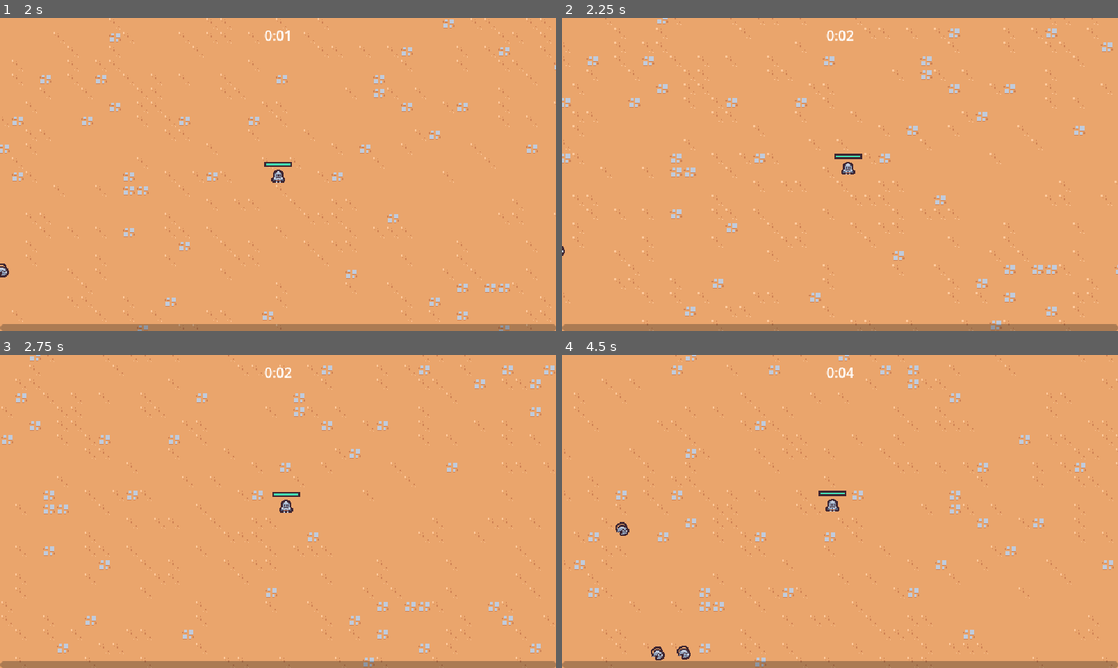
Above: before the commit, frames 1-4 (two rows, left to right).
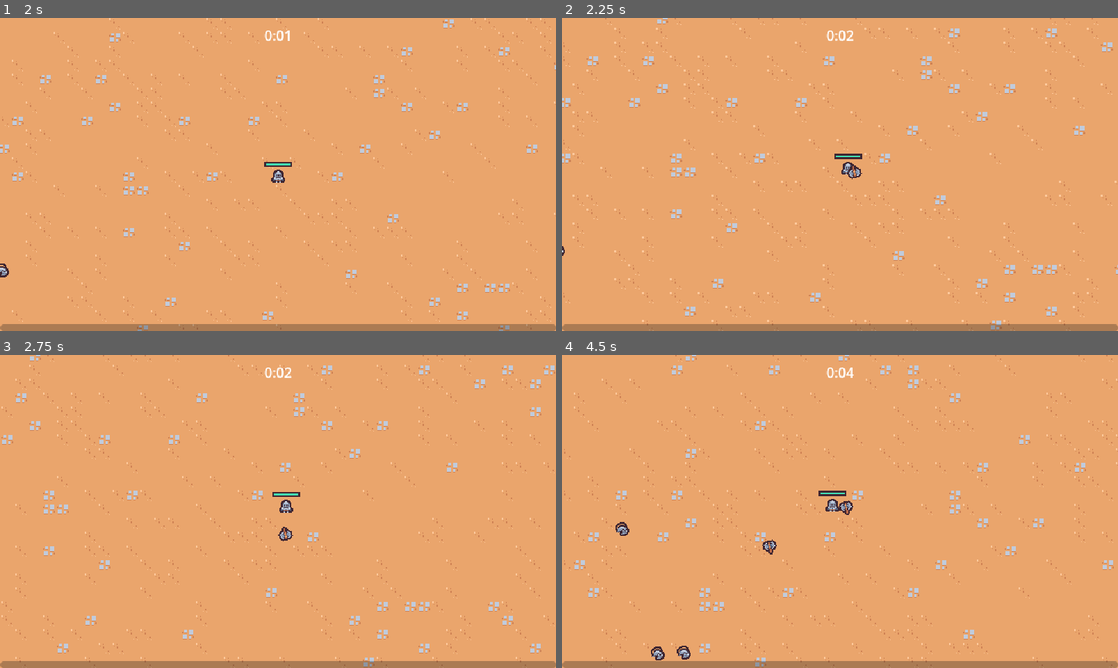
Above: after the commit, the same moments.

Repository: maxkaiser11/2DSurvivor
Game: Godot game, scene res://scenes/main/main.tscn
The game is run twice, just before and just after one commit, with the same random seed, the same clock (stepped at 60 frames per second) and the same inputs.
Inputs (mouse positions are in pixels of both pictures, inside the frame that each line leads up to):
- Up to frame 1 (2 s): move the mouse to (400, 158) at 0.52 s; press the mouse at (400, 158) at 0.53 s; hold D (move_right) 0.53-1.28 s; move the mouse to (166, 190) at 1.27 s; release the mouse at (166, 190) at 1.28 s; hold S (move_down) from 1.28 s (still down); click (166, 190) at 1.35 s
- Up to frame 2 (2.25 s): move the mouse to (895, 105) at 2.02 s; release S (move_down) at 2.03 s; press the mouse at (895, 105) at 2.03 s; hold D (move_right) from 2.03 s (still down)
- Up to frame 3 (2.75 s): keep holding D (move_right)
- Up to frame 4 (4.5 s): move the mouse to (812, 574) at 2.77 s; release D (move_right) at 2.78 s; release the mouse at (812, 574) at 2.78 s; hold W (move_up) 2.78-3.53 s; click (812, 574) at 2.85 s; move the mouse to (1006, 558) at 3.52 s; press the mouse at (1006, 558) at 3.53 s; hold A (move_left) from 3.53 s (still down); move the mouse to (673, 464) at 4.27 s; release the mouse at (673, 464) at 4.28 s; click (673, 464) at 4.35 s

Frame 1 is identical in both runs. In frame 2, less than 0.1% of the frame differs, in the area x 51-54%, y 46-52%; in frame 3, less than 0.1%; in frame 4, 0.2%, in the area x 36-53%, y 46-64%.

Commit message:
added axe ability

Diff:
--- /dev/null
+++ b/scenes/ability/axe_ability/axe_ability.gd
@@ -0,0 +1,28 @@
+extends Node2D
+
+
+const MAX_RADIUS = 100
+
+@onready var hitbox_component = $HitboxComponent
+
+var base_rotation = Vector2.RIGHT
+
+
+func _ready():
+	base_rotation = Vector2.RIGHT.rotated(randf_range(0, TAU))
+
+	var tween = create_tween()
+	tween.tween_method(tween_method, 0.0, 2.0, 3)
+	tween.tween_callback(queue_free)
+
+
+func tween_method(rotations: float):
+	var percent = rotations / 2
+	var current_radius = percent * MAX_RADIUS
+	var current_direction = base_rotation.rotated(rotations * TAU)
+
+	var player = get_tree().get_first_node_in_group("player")
+	if player == null:
+		return
+
+	global_position = player.global_position + (current_direction * current_radius)
--- /dev/null
+++ b/scenes/ability/axe_ability/axe_ability.tscn
@@ -0,0 +1,62 @@
+[gd_scene load_steps=8 format=3 uid="uid://b4relegr7mxbf"]
+
+[ext_resource type="Script" path="res://scenes/ability/axe_ability/axe_ability.gd" id="1_5wngd"]
+[ext_resource type="Texture2D" uid="uid://d0fynkjcru3gu" path="res://scenes/ability/axe_ability/axe.png" id="1_lqavm"]
+[ext_resource type="PackedScene" uid="uid://dn57kgnp48kyc" path="res://scenes/component/hitbox_component.tscn" id="3_cwdiw"]
+
+[sub_resource type="Animation" id="Animation_3ey4w"]
+resource_name = "default"
+length = 0.5
+loop_mode = 1
+tracks/0/type = "value"
+tracks/0/imported = false
+tracks/0/enabled = true
+tracks/0/path = NodePath("Sprite2D:rotation")
+tracks/0/interp = 1
+tracks/0/loop_wrap = true
+tracks/0/keys = {
+"times": PackedFloat32Array(0, 0.5),
+"transitions": PackedFloat32Array(1, 1),
+"update": 0,
+"values": [0.0, 6.28319]
+}
+
+[sub_resource type="Animation" id="Animation_b1h8o"]
+length = 0.001
+tracks/0/type = "value"
+tracks/0/imported = false
+tracks/0/enabled = true
+tracks/0/path = NodePath("Sprite2D:rotation")
+tracks/0/interp = 1
+tracks/0/loop_wrap = true
+tracks/0/keys = {
+"times": PackedFloat32Array(0),
+"transitions": PackedFloat32Array(1),
+"update": 0,
+"values": [0.0]
+}
+
+[sub_resource type="AnimationLibrary" id="AnimationLibrary_tuvk6"]
+_data = {
+"RESET": SubResource("Animation_b1h8o"),
+"default": SubResource("Animation_3ey4w")
+}
+
+[sub_resource type="CircleShape2D" id="CircleShape2D_j2mio"]
+
+[node name="AxeAbility" type="Node2D"]
+script = ExtResource("1_5wngd")
+
+[node name="AnimationPlayer" type="AnimationPlayer" parent="."]
+libraries = {
+"": SubResource("AnimationLibrary_tuvk6")
+}
+autoplay = "default"
+
+[node name="Sprite2D" type="Sprite2D" parent="."]
+texture = ExtResource("1_lqavm")
+
+[node name="HitboxComponent" parent="." instance=ExtResource("3_cwdiw")]
+
+[node name="CollisionShape2D" type="CollisionShape2D" parent="HitboxComponent"]
+shape = SubResource("CircleShape2D_j2mio")
--- /dev/null
+++ b/scenes/ability/axe_ability_controller/axe_ability_controller.gd
@@ -0,0 +1,23 @@
+extends Node
+
+@export var axe_ability_scene: PackedScene
+
+var damage = 10
+
+func _ready():
+	$Timer.timeout.connect(on_timer_timeout)
+
+
+func on_timer_timeout():
+	var player = get_tree().get_first_node_in_group("player") as Node2D
+	if player == null:
+		return
+
+	var foreground = get_tree().get_first_node_in_group("foreground_layer") as Node2D
+	if foreground == null:
+		return
+
+	var axe_instance = axe_ability_scene.instantiate() as Node2D
+	foreground.add_child(axe_instance)
+	axe_instance.global_position = player.global_position
+	axe_instance.hitbox_component.damage = damage
--- /dev/null
+++ b/scenes/ability/axe_ability_controller/axe_ability_controller.tscn
@@ -0,0 +1,12 @@
+[gd_scene load_steps=3 format=3 uid="uid://dsm8ofwx1bfgo"]
+
+[ext_resource type="Script" path="res://scenes/ability/axe_ability_controller/axe_ability_controller.gd" id="1_m0vkt"]
+[ext_resource type="PackedScene" uid="uid://b4relegr7mxbf" path="res://scenes/ability/axe_ability/axe_ability.tscn" id="2_g7ndb"]
+
+[node name="AxeAbilityController" type="Node"]
+script = ExtResource("1_m0vkt")
+axe_ability_scene = ExtResource("2_g7ndb")
+
+[node name="Timer" type="Timer" parent="."]
+wait_time = 2.0
+autostart = true
--- a/scenes/ability/sword_ability_controller/sword_ability_controller.gd
+++ b/scenes/ability/sword_ability_controller/sword_ability_controller.gd
@@ -8,7 +8,6 @@
 var base_wait_time
 
 
-# Called when the node enters the scene tree for the first time.
 func _ready() -> void:
 	base_wait_time = $Timer.wait_time
 	$Timer.timeout.connect(on_timer_timeout)
--- a/scenes/game_object/player/player.tscn
+++ b/scenes/game_object/player/player.tscn
@@ -1,9 +1,10 @@
-[gd_scene load_steps=10 format=3 uid="uid://divn3ixbwn42n"]
+[gd_scene load_steps=11 format=3 uid="uid://divn3ixbwn42n"]
 
 [ext_resource type="Texture2D" uid="uid://cn84vwfxwktiv" path="res://scenes/game_object/player/player.png" id="1_dql74"]
 [ext_resource type="Script" path="res://scenes/game_object/player/player.gd" id="1_uikdj"]
 [ext_resource type="PackedScene" uid="uid://cuwmvtlvrme8a" path="res://scenes/ability/sword_ability_controller/sword_ability_controller.tscn" id="2_i3xee"]
 [ext_resource type="PackedScene" uid="uid://0dbp2ke841oi" path="res://scenes/component/health_component.tscn" id="2_p6j2q"]
+[ext_resource type="PackedScene" uid="uid://dsm8ofwx1bfgo" path="res://scenes/ability/axe_ability_controller/axe_ability_controller.tscn" id="4_mwurj"]
 
 [sub_resource type="StyleBoxFlat" id="StyleBoxFlat_2grq7"]
 bg_color = Color(0.247059, 0.14902, 0.192157, 1)
@@ -35,6 +36,8 @@
 [node name="AbilityManager" type="Node" parent="."]
 
 [node name="SwordAbilityController" parent="AbilityManager" instance=ExtResource("2_i3xee")]
+
+[node name="AxeAbilityController" parent="AbilityManager" instance=ExtResource("4_mwurj")]
 
 [node name="DamageIntervalTimer" type="Timer" parent="."]
 wait_time = 0.5
Binary file added: scenes/ability/axe_ability/axe.png
Not shown, added: scenes/ability/axe_ability/axe.png.import
